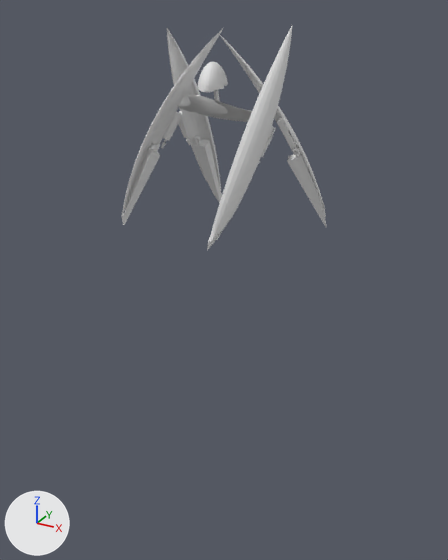
An edit to the OBJ model assets/ships-v2/small/vultureclassdroidfighter/Vulture_Open.obj, drawn before and after from the same camera.
Rendered twice from a 50 mm lens placed at (2.79, -5.01, 4.26), pointed at (-0.04, 0.12, 1.7). Every picture has the same lights, and +X, +Y and +Z are marked at lower left. Where no turn or scale is listed for an object, it has been applied to the vertices. Vertices at the same position are counted once.

Names of what the first picture shows: 'Body_VTe', 'Head_VTe.003', 'LWingBottom_VTe.004', 'LWingTop_VTe.001', 'RWingBottom_VTe.005', 'RWingTop_VTe.002'.
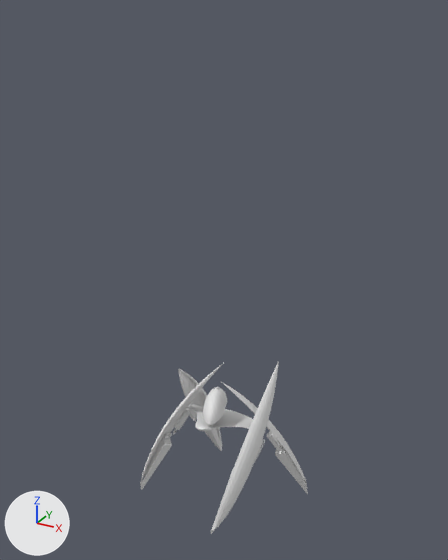
Commit message: Fix openvulture positioning

What differs and where, as boxes (x1, y1, x2, y2) in the pictures (448 x 560 px):
'Body_VTe', reshaped: before (176, 90, 252, 122); after (140, 361, 308, 534)
'RWingBottom_VTe.005', deleted: before (207, 26, 292, 250)
'LWingBottom_VTe.004', deleted: before (122, 28, 223, 225)
'LWingTop_VTe.001', deleted: before (167, 28, 222, 203)
'RWingTop_VTe.002', deleted: before (219, 34, 326, 227)
'Head_VTe.003', deleted: before (198, 61, 228, 92)
part 1 of me_body_vte, added: after (140, 361, 308, 534)
part 2 of me_body_vte, deleted: before (176, 90, 252, 122)

The change, as a list of edits to the scene's bpy script:
```text
Change me_body_vte:
    used by ob_body_vte; location = (0.0, 0.0, 0.0)
    remove me_body_vte.from_pydata(...)  # 699 vertices, 1374 faces; spans x -0.439..0.454, y -0.517..0.341, z 3.27..3.688
    add me_body_vte.from_pydata(...)  # 4291 vertices, 8380 faces; spans x -0.898..0.889, y -0.602..0.71, z -1.042..0.783
    me_body_vte part 1: 4291 vertices added at x -0.898..0.889, y -0.602..0.71, z -1.042..0.783
    me_body_vte part 2: 699 vertices removed from x -0.439..0.454, y -0.517..0.341, z 3.27..3.688
Remove ob_head_vte_003:
    ob_head_vte_003 = bpy.data.objects.new('Head_VTe.003', me_head_vte_003)
    ob_head_vte_003.location = (0.0, 0.0, 0.0)
Remove ob_lwingbottom_vte_004:
    ob_lwingbottom_vte_004 = bpy.data.objects.new('LWingBottom_VTe.004', me_lwingbottom_vte_004)
    ob_lwingbottom_vte_004.location = (0.0, 0.0, 0.0)
Remove ob_lwingtop_vte_001:
    ob_lwingtop_vte_001 = bpy.data.objects.new('LWingTop_VTe.001', me_lwingtop_vte_001)
    ob_lwingtop_vte_001.location = (0.0, 0.0, 0.0)
Remove ob_rwingbottom_vte_005:
    ob_rwingbottom_vte_005 = bpy.data.objects.new('RWingBottom_VTe.005', me_rwingbottom_vte_005)
    ob_rwingbottom_vte_005.location = (0.0, 0.0, 0.0)
Remove ob_rwingtop_vte_002:
    ob_rwingtop_vte_002 = bpy.data.objects.new('RWingTop_VTe.002', me_rwingtop_vte_002)
    ob_rwingtop_vte_002.location = (0.0, 0.0, 0.0)
```
